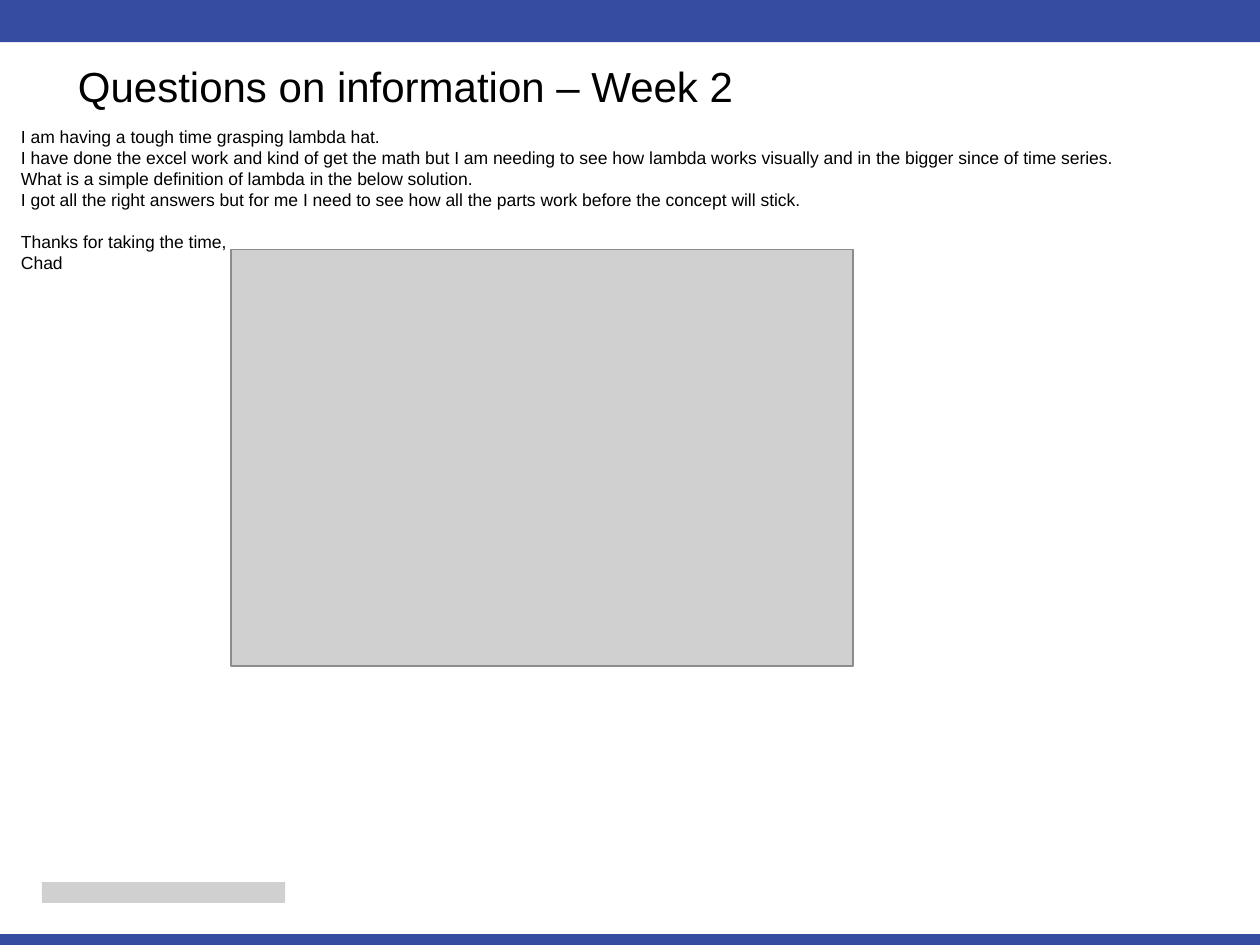
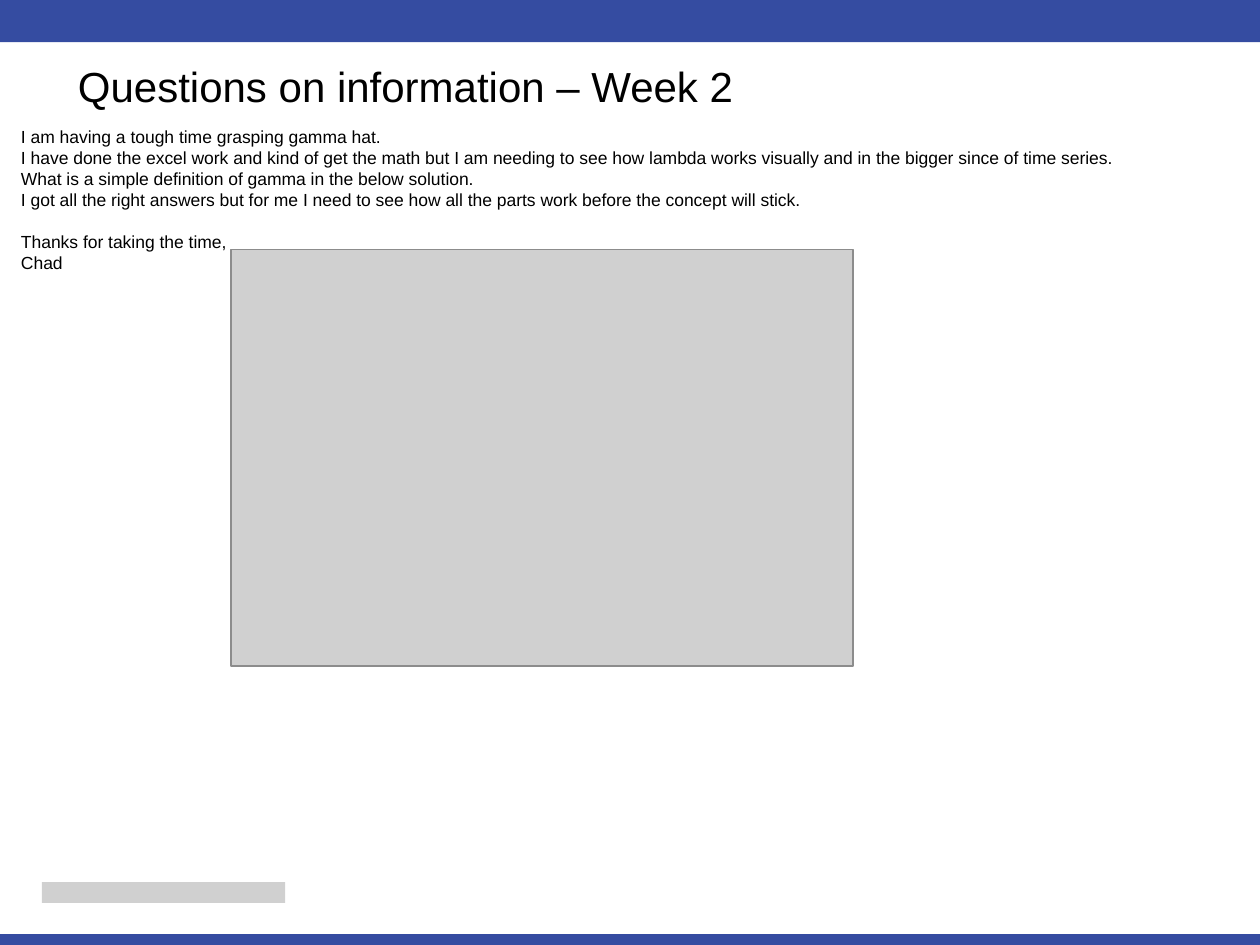
Before and after one commit to cmadding/MSDS6373, a slide deck: slide 3 of Unit02/Chad_Madding_Unit 2 For Live Session.pptx. Drawn at 1260x945 pixels with LibreOffice and Linux fonts; fonts in the diff are those of the drawing; grey boxes stand for pictures. Boxes give left, top, right and bottom in pixels: in the first picture for what was removed or moved away, otherwise in the second. Text is boxed around its words. In the diff, an @@ line names an element or a change of style, - is before the commit and + after.

```diff
--- a/Unit02/Chad_Madding_Unit 2 For Live Session.pptx
+++ b/Unit02/Chad_Madding_Unit 2 For Live Session.pptx
@@ text at box(21, 130, 381, 147): text changed @@
-I am having a tough time grasping lambda hat.
+I am having a tough time grasping gamma hat.
@@ text at box(21, 172, 474, 189): text changed @@
-What is a simple definition of lambda in the below solution.
+What is a simple definition of gamma in the below solution.
```
Also in this commit, not shown: 14 other files.
